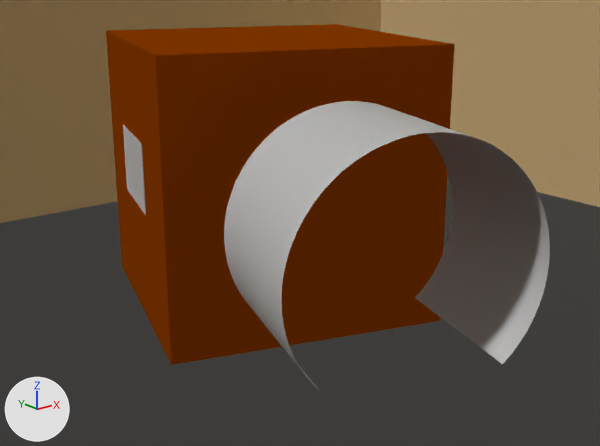
An edit to the Blender file Simulation/Lidar_Simulation.blend, drawn before and after from the same camera.
Rendered twice from a camera (50 mm lens) standing at (-0.054, -0.159, 0.986) and looking at (0.122, 0.062, 0.898). Arrows for +X, +Y and +Z are at lower left; the lights stay in place. Everything nearer to the camera than a plane just in front of the edit is cut away.
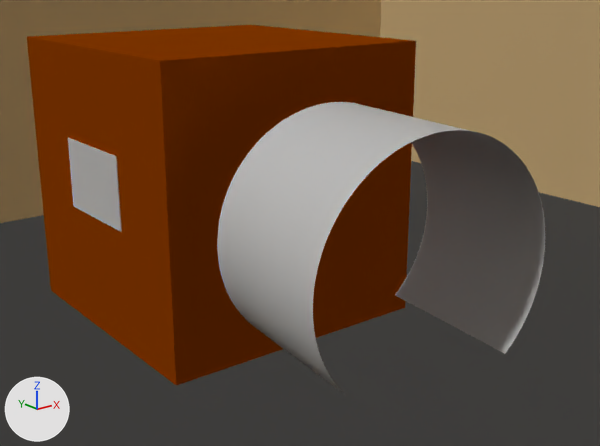
Boxes (x1, y1, x2, y2) around the edits, measured in the pictures (600 x 446 px):
'Cube', moved, turned
    before: (106, 24, 455, 365)
    after: (27, 25, 416, 385)
'Lidar_Scan_Object', mesh turned
    before: (224, 101, 550, 391)
    after: (217, 102, 545, 395)
'IMU_Object', moved, turned
    before: (123, 125, 146, 215)
    after: (68, 138, 122, 232)

The change in detail:
me_lidar_scan_mesh_002 has 2162 vertices, 1080 faces and spans x -0.0441..0.0441, y -0.036..0.036, z -0.033..0.033.
me_lidar_scan_mesh_002 is used by ob_lidar_scan_object; location (0.1016, 0.0, 0.9144).
me_lidar_scan_mesh_002 part 1: the whole mesh is turned 10.8 degrees about the z axis through its middle.
me_cube has 8 vertices, 6 faces and spans x -0.0508..0.0508, y -0.0508..0.0508, z -0.0508..0.0508.
me_cube is used by ob_cube; parent ob_lidar_scan_object; location (0.133, 0.0966, 0.909); rotation (0.0, 0.0, 37.38), in degrees (0, 0, 342).
me_cube part 2: the whole mesh is turned -18 degrees about the z axis through its middle.
Object 'Cube' (ob_cube) moves from (0.133, 0.0966, 0.909) to (0.115, 0.101, 0.909).
Object 'Cube' (ob_cube) turns from (0, 0, 342) to (0, 0, 17) degrees about x, y and z.
In object 'IMU_Object' (ob_imu_object), matrix_parent_inverse goes from Matrix(((1.0, 0.0, 0.0, -0.102), (0.0, 1.0, 0.0, -0.102), (0.0, 0.0, 1.0, -0.909), (0.0, 0.0, 0.0, 1.0))) to Matrix(((1.0, 0.0, 0.0, -0.133), (0.0, 1.0, 0.0, -0.0966), (0.0, 0.0, 1.0, -0.909), (0.0, 0.0, 0.0, 1.0))).
Object 'IMU_Object' (ob_imu_object) moves from (0.0508, 0.102, 0.914) to (0.0847, 0.112, 0.914).
Object 'IMU_Object' (ob_imu_object) turns from (90, 0, -90) to (90, 0, -108) degrees about x, y and z.
